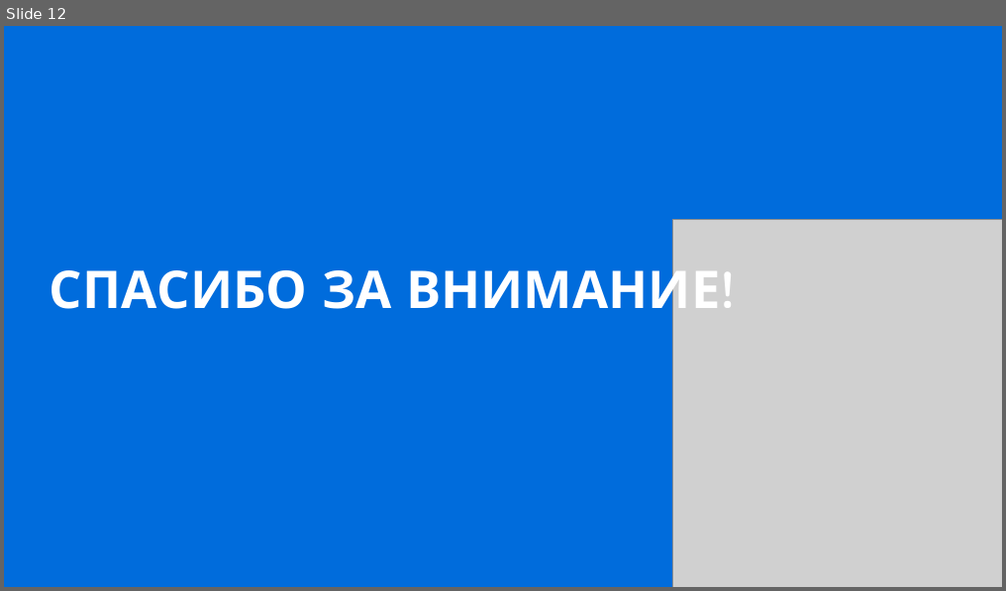
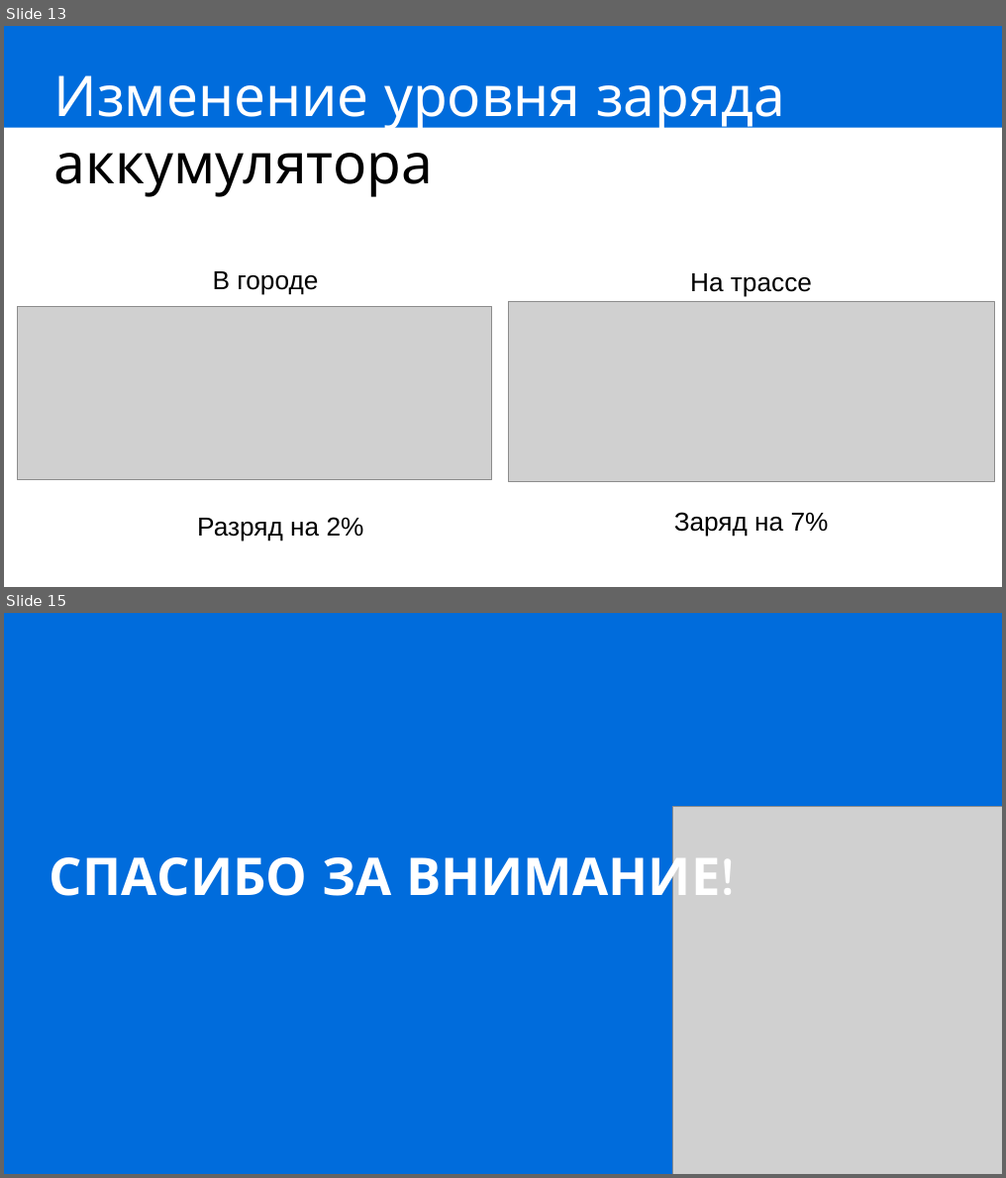
Before and after one commit to IbrahimDzheby/Diplom, a slide deck: НИРС2/Защита.pptx. Shown one above the other, each under a label of ours: slide 12 before the commit, slides 13 and 15 after it; the slides between them are not shown. The pictures are 1006x591 and 1006x1178 pixels, drawn with LibreOffice and Linux fonts; fonts in the diff are those of the drawing; grey boxes stand for pictures. Boxes give left, top, right and bottom in pixels: in the first picture for what was removed or moved away, otherwise in the second. Text is boxed around its words. In the diff, an @@ line names an element or a change of style, - is before the commit and + after.

```diff
--- a/НИРС2/Защита.pptx
+++ b/НИРС2/Защита.pptx
@@ slide 13 added at [4, 26, 1002, 587], background #FFFFFF @@
@@ rectangle added at [4, 26, 1002, 128], fill #006CDC @@
@@ title added at [54, 76, 785, 197], 54 pt, text #FFFFFF @@
+Изменение уровня заряда аккумулятора
@@ text added at [213, 272, 318, 295], 25 pt, text #000000 @@
+В городе
@@ text added at [690, 274, 812, 297], 25 pt, text #000000 @@
+На трассе
@@ picture added at [18, 307, 492, 480] @@
@@ picture added at [508, 301, 994, 482] @@
@@ text added at [197, 517, 364, 542], 25 pt, text #000000 @@
+Разряд на 2%
@@ text added at [674, 512, 829, 536], 25 pt, text #000000 @@
+Заряд на 7%
@@ what was slide 12 is now slide 15 @@
```
Also in this commit, not shown: 1 slide changed, 12 other slides added, 10 slides removed, 12 other files.
